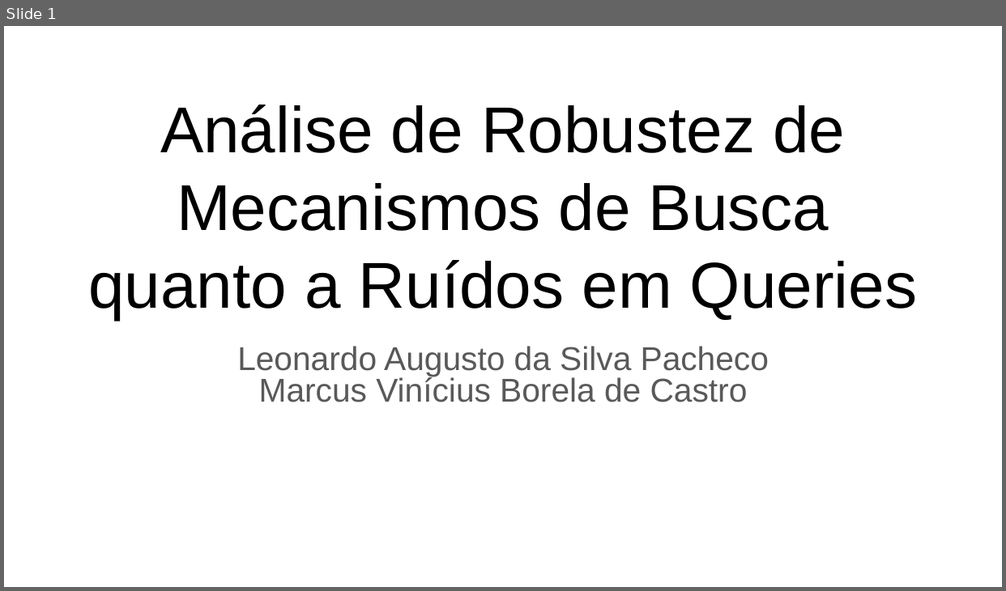
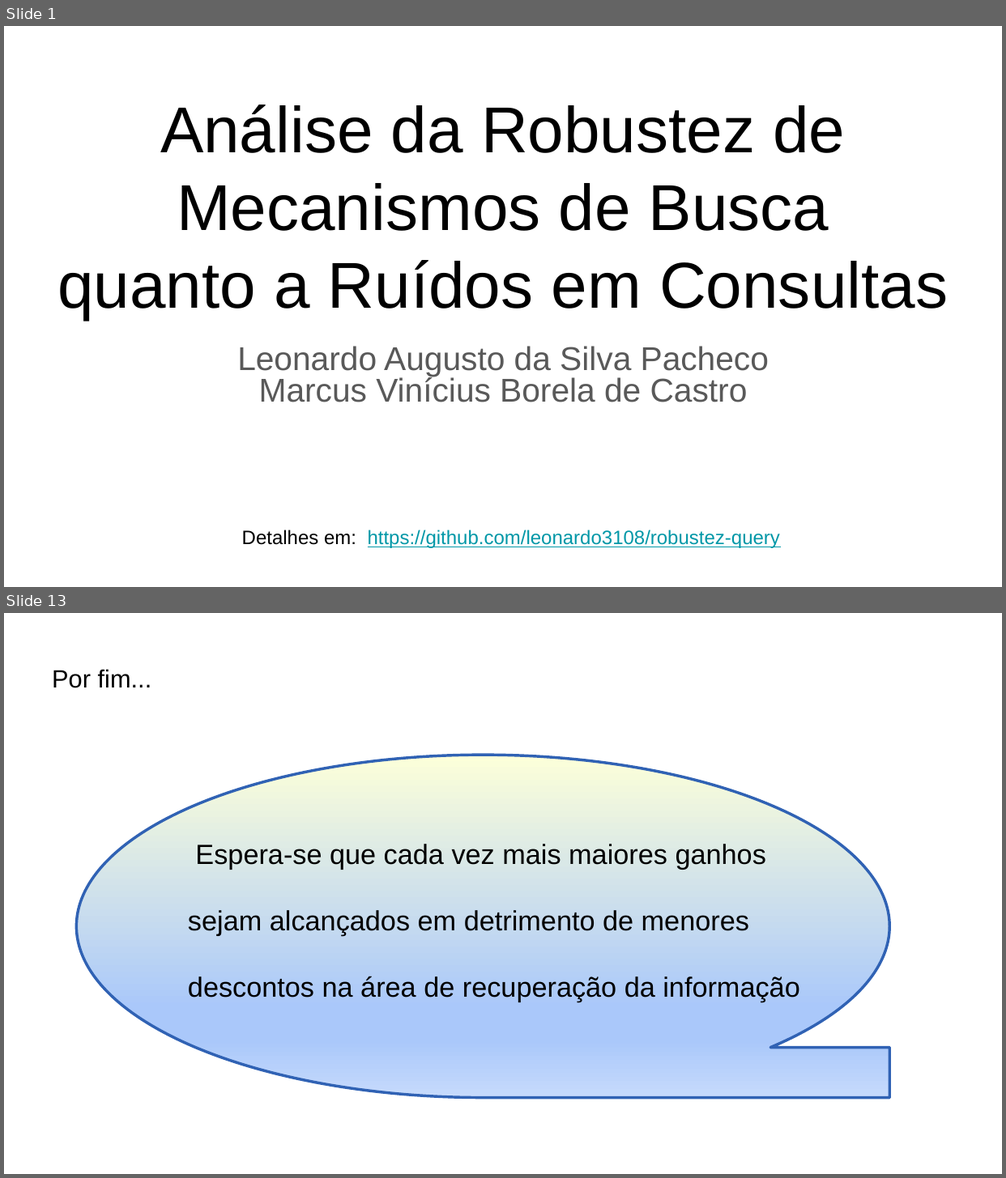
Before and after one commit to leonardo3108/robustez-query, a slide deck: docs/presentations/Apresentação final - 20211209.pptx. Shown one above the other, each under a label of ours: slide 1 before the commit, slides 1 and 13 after it; the slides between them are not shown. The pictures are 1006x591 and 1006x1178 pixels, drawn with LibreOffice and Linux fonts; fonts in the diff are those of the drawing. Boxes give left, top, right and bottom in pixels: in the first picture for what was removed or moved away, otherwise in the second. Text is boxed around its words. In the diff, an @@ line names an element or a change of style, - is before the commit and + after.

```diff
--- a/docs/presentations/Apresentação final - 20211209.pptx
+++ b/docs/presentations/Apresentação final - 20211209.pptx
@@ slide 13 added at bbox=[4, 613, 1002, 1174], background #FFFFFF @@
@@ title added at bbox=[52, 669, 152, 688], 18 pt, text #000000 @@
+Por fim...
@@ flow chart magnetic tape added at bbox=[77, 755, 890, 1098], fill gradient #FCFFD9 to #AAC8FA to #C6DAFC, outline #3162B5 2 pt @@
@@ text added at bbox=[188, 844, 799, 1003], 20 pt, text #000000 @@
+Espera-se que cada vez mais maiores ganhos sejam alcançados em detrimento de menores descontos na área de recuperação da informação
@@ slide 1 changed as well @@
@@ title at bbox=[57, 105, 948, 320]: text changed @@
-Análise de Robustez de Mecanismos de Busca
-quanto a Ruídos em Queries
+Análise da Robustez de Mecanismos de Busca
+quanto a Ruídos em Consultas
@@ text added at bbox=[242, 530, 780, 548], 14 pt, text #0097A7, underline @@
+Detalhes em: https://github.com/leonardo3108/robustez-query
```
Also in this commit, not shown: 1 other slide changed, 10 other slides added, 30 slides removed.
